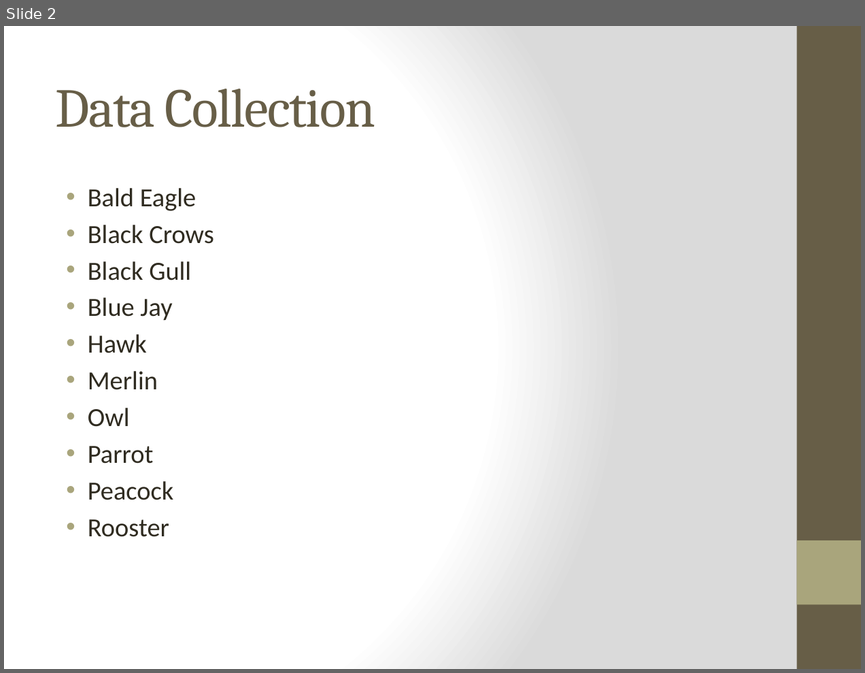
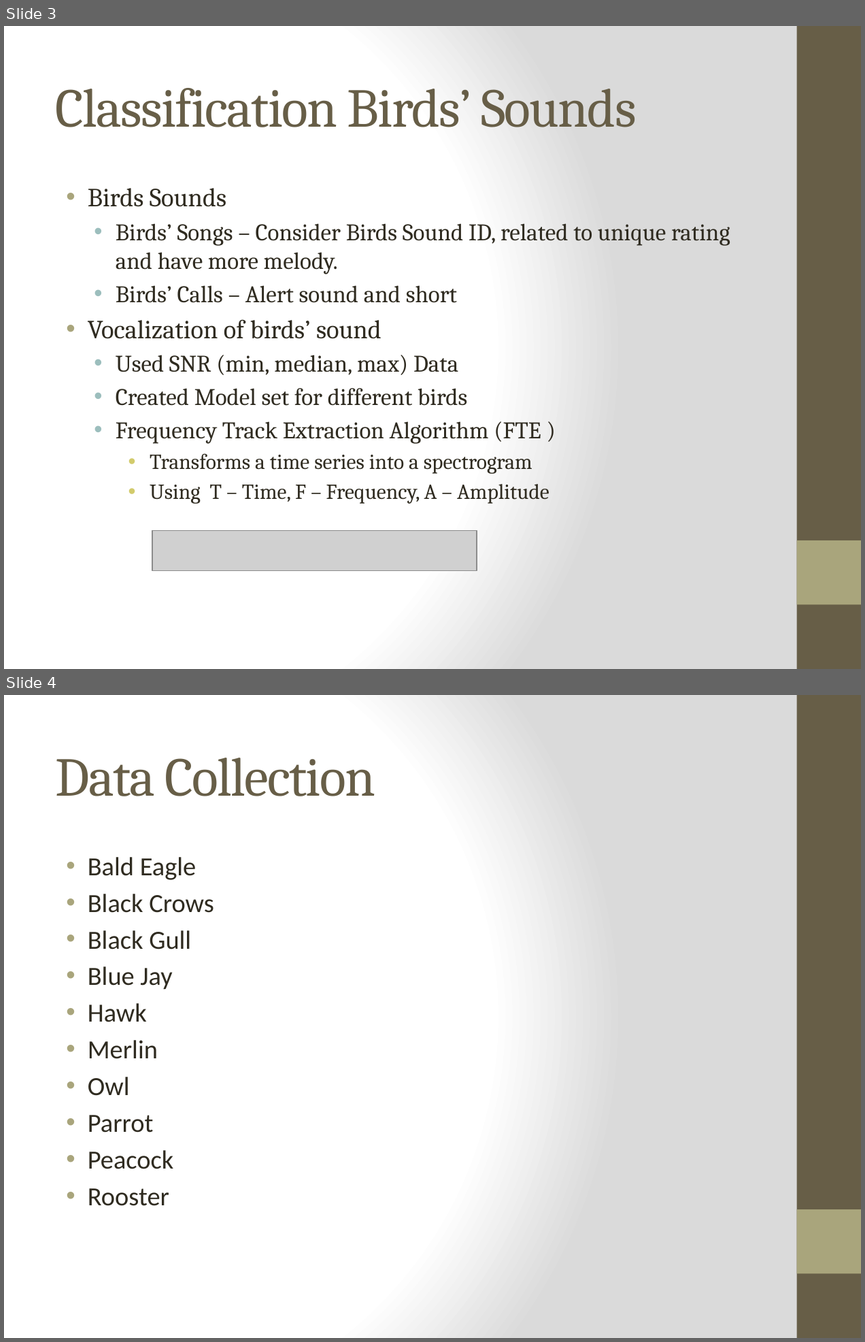
Before and after one commit to weihuang023/PatternRecognitiononSoundofBirds, a slide deck: PowerPoints/SoundofBirds1stPresentation.pptx. Shown one above the other, each under a label of ours: slide 2 before the commit, slides 3 and 4 after it. The pictures are 865x673 and 865x1342 pixels, drawn with LibreOffice and Linux fonts; fonts in the diff are those of the drawing; grey boxes stand for pictures. Boxes give left, top, right and bottom in pixels: in the first picture for what was removed or moved away, otherwise in the second. Text is boxed around its words. In the diff, an @@ line names an element or a change of style, - is before the commit and + after.

```diff
--- a/PowerPoints/SoundofBirds1stPresentation.pptx
+++ b/PowerPoints/SoundofBirds1stPresentation.pptx
@@ slide 3 added at (x1=4, y1=26, x2=861, y2=669), background gradient #FFFFFF to #DADADA; not listed: 2 template elements that a slide beside it also shows @@
@@ title added at (x1=56, y1=88, x2=636, y2=127), 46 pt, text #675E47 @@
+Classification Birds’ Sounds
@@ text added at (x1=88, y1=188, x2=730, y2=503), 20 pt, text #2F2B20 @@
+• Birds Sounds
+  • Birds’ Songs – Consider Birds Sound ID, related to unique rating and have more melody.
+  • Birds’ Calls – Alert sound and short
+• Vocalization of birds’ sound
+  • Used SNR (min, median, max) Data
+  • Created Model set for different birds
+  • Frequency Track Extraction Algorithm (FTE )
+    • Transforms a time series into a spectrogram
+    • Using T – Time, F – Frequency, A – Amplitude
@@ picture added at (x1=152, y1=531, x2=476, y2=570) @@
@@ what was slide 2 is now slide 4 @@
```
Also in this commit, not shown: 3 slides changed, 4 other slides added, 1 slide removed, 35 other files.
